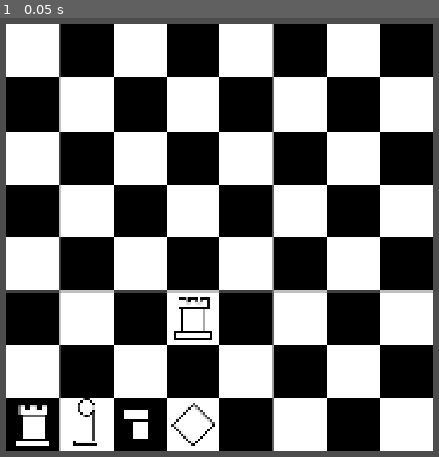
Above: before the commit, frame 1.
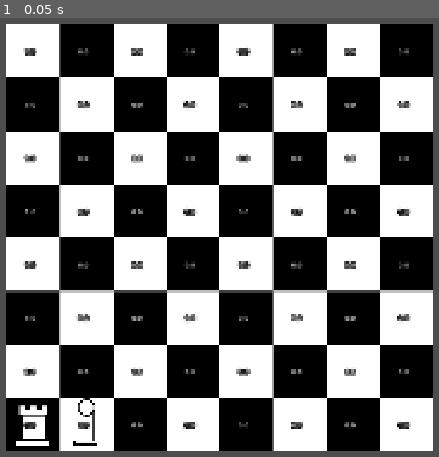
Above: after the commit, the same moment.

Repository: kiri-wys/chetro
Game: Godot game, scene res://main.tscn
The game is run twice, just before and just after one commit, with the same random seed, the same clock (stepped at 60 frames per second) and the same inputs.
Inputs:
- Up to frame 1 (0.05 s): no input

The runs differ from the first frame. In frame 1, 3.0% of the frame differs, in the area x 5-94%, y 6-98%.
Error before the commit: Parse Error: Cannot find member "SquareState" in base "Board". (res://board/pieces/info/pawn.gd:6)

Commit message:
Game properly recalculates attack map

Diff:
--- a/board/pieces/Placeable.gd
+++ b/board/Placeable.gd
@@ -1,4 +1,6 @@
 class_name Placeable extends Node2D
+
+signal moved()
 
 @export var info: PieceInfo
 
@@ -7,9 +9,9 @@
 
 func _ready() -> void:
 	$Sprite2D.region_rect = info.region()
-	move_to_grid()
+	move_to_grid(Vector2i(0,0))
 
-func move_to_grid():
+func move_to_grid(old_pos: Vector2i):
 	var half = board_size / 2.0
 	var root = Vector2(-half.x, half.y)
 
@@ -20,3 +22,5 @@
 
 	self.position.x += grid_position.x * Globals.square_size
 	self.position.y -= grid_position.y * Globals.square_size
+
+	moved.emit(old_pos)
--- a/board/board.gd
+++ b/board/board.gd
@@ -1,7 +1,8 @@
 class_name Board extends Sprite2D
 
 const PIECE_SCENE = preload("res://board/pieces/piece.tscn")
-const INDIC_SCENE = preload("res://board/pieces/placeable.tscn")
+const INDIC_SCENE = preload("res://board/placeable.tscn")
+const LABEL_SCENE = preload("res://board/board_label.tscn")
 
 @onready var sprite_size: Vector2 = self.texture.get_size()
 var rows: int
@@ -10,11 +11,49 @@
 
 class Square:
 	var piece: Piece
+	var attacking_pieces: Array[Piece]
 	var num_black_attacks: int
 	var num_white_attacks: int
+	var board: Board
+
+	func _init(b: Board) -> void:
+		board = b
+
+	func register_attack(atk_piece: Piece):
+		if atk_piece in attacking_pieces: return
+		attacking_pieces.append(atk_piece)
+		atk_piece.moved.connect(func(old_pos):
+			var old_sqr: Square = board.squares_state.get(old_pos, Square.new(board))
+			var new_sqr: Square = board.squares_state.get(atk_piece.grid_position, Square.new(board))
+
+			for p in old_sqr.attacking_pieces:
+				p.info._pseudo_valid_moves(p, board)
+			for p in new_sqr.attacking_pieces:
+				p.disconect_piece.emit()
+				p.info._pseudo_valid_moves(p, board)
+
+			board.squares_state[old_pos] = old_sqr
+			board.squares_state[atk_piece.grid_position] = new_sqr
+			unregister_attack(atk_piece), ConnectFlags.CONNECT_ONE_SHOT)
+		atk_piece.disconect_piece.connect(func():
+			unregister_attack(atk_piece), ConnectFlags.CONNECT_ONE_SHOT)
+
+		if atk_piece.color == Piece.PieceColor.WHITE:
+			num_white_attacks += 1
+		else:
+			num_black_attacks += 1
+
+	func unregister_attack(atk_piece: Piece):
+		if !(atk_piece in attacking_pieces): return
+		attacking_pieces.erase(atk_piece)
+		if atk_piece.color == Piece.PieceColor.WHITE:
+			num_white_attacks -= 1
+		else:
+			num_black_attacks -= 1
 
 var selected_piece: Piece
 var squares_state: Dictionary[Vector2i, Square]
+var labels: Dictionary[Vector2i, BoardLabel]
 
 signal gizmo_deletion
 
@@ -34,18 +73,32 @@
 
 		gizmo_deletion.connect(gizmo.queue_free)
 
+func _after_ready() -> void:
+	for pos in squares_state:
+		var pic = squares_state[pos]
+		var piece = pic.piece
+		if piece != null:
+			piece.info._pseudo_valid_moves(piece, self)
 func _ready() -> void:
-	instantiate_piece(PieceInfo.load_or_fallback("pawn"), Vector2i(1,2), Piece.PieceColor.WHITE)
+	#instantiate_piece(PieceInfo.load_or_fallback("pawn"), Vector2i(1,2), Piece.PieceColor.WHITE)
 	instantiate_piece(PieceInfo.load_or_fallback("rook"), Vector2i(1,1), Piece.PieceColor.WHITE)
 	instantiate_piece(PieceInfo.load_or_fallback("bishop"), Vector2i(2,1), Piece.PieceColor.WHITE)
-	instantiate_piece(PieceInfo.load_or_fallback("knight"), Vector2i(3,1), Piece.PieceColor.WHITE)
-	instantiate_piece(PieceInfo.load_or_fallback("queen"), Vector2i(4,1), Piece.PieceColor.WHITE)
+	#instantiate_piece(PieceInfo.load_or_fallback("knight"), Vector2i(3,1), Piece.PieceColor.WHITE)
+	#instantiate_piece(PieceInfo.load_or_fallback("queen"), Vector2i(4,1), Piece.PieceColor.WHITE)
 
-	instantiate_piece(PieceInfo.load_or_fallback("pawn"), Vector2i(1,7), Piece.PieceColor.BLACK)
-	instantiate_piece(PieceInfo.load_or_fallback("rook"), Vector2i(4,3), Piece.PieceColor.BLACK)
+	#instantiate_piece(PieceInfo.load_or_fallback("pawn"), Vector2i(1,7), Piece.PieceColor.BLACK)
+	#instantiate_piece(PieceInfo.load_or_fallback("rook"), Vector2i(4,3), Piece.PieceColor.BLACK)
 
 	rows = (sprite_size.y / Globals.square_size) as int
 	columns = (sprite_size.x / Globals.square_size) as int
+	for y in range(1, rows + 1):
+		for x in range(1, columns + 1):
+			var p = Vector2i(x, y)
+			var l = LABEL_SCENE.instantiate()
+			l.board_size = sprite_size
+			l.grid_position = p
+			labels[p] = l
+			add_child(l)
 
 	cursor.board = self
 	cursor.square_clicked.connect(func():
@@ -57,21 +110,11 @@
 
 				selected_piece.toggle_select()
 				if cursor.piece_under.color != Piece.PieceColor.WHITE:
-					var moves = selected_piece.info._pseudo_valid_moves(selected_piece, self)
-					if cursor.piece_under.grid_position in moves:
-						var sq = squares_state.get(selected_piece.grid_position, Square.new())
-						sq.piece = null
-						squares_state[selected_piece.grid_position] = sq
-
-						selected_piece.grid_position = cursor.piece_under.grid_position
-						sq = squares_state.get(selected_piece.grid_position, Square.new())
-						sq.piece = selected_piece
-						squares_state[selected_piece.grid_position] = sq
-
-						selected_piece.move_to_grid()
+					if try_move_selected(cursor.piece_under.grid_position):
 						cursor.piece_under.capture()
 					else:
-						selected_piece.toggle_select()
+						#selected_piece.toggle_select()
+						pass
 					selected_piece = null
 					return
 				show_move_gizmos(cursor.piece_under)
@@ -84,27 +127,27 @@
 			Cursor.SelectionState.MOVE_PIECE:
 				gizmo_deletion.emit()
 
-				var moves = selected_piece.info._pseudo_valid_moves(selected_piece, self)
 				selected_piece.toggle_select()
-				if cursor.grid_position in moves:
-					var sq = squares_state.get(selected_piece.grid_position, Square.new())
-					sq.piece = null
-					squares_state[selected_piece.grid_position] = sq
-
-					selected_piece.grid_position = cursor.grid_position
-					sq = squares_state.get(selected_piece.grid_position, Square.new())
-					sq.piece = selected_piece
-					squares_state[selected_piece.grid_position] = sq
-
-					selected_piece.move_to_grid()
+				try_move_selected(cursor.grid_position)
 			Cursor.SelectionState.NOTHING:
 				gizmo_deletion.emit()
 
 		selected_piece = cursor.piece_under
 	)
 
+	call_deferred("_after_ready")
+
+func _process(delta: float) -> void:
+	for y in range(1, 9):
+		for x in range(1,9):
+			var p = Vector2i(x, y)
+			var cell = squares_state.get(p, Square.new(self))
+			var label = labels.get(p)
+			label.label.text = "%s:%s" % [cell.num_white_attacks, cell.num_black_attacks]
+
+
 func instantiate_piece(piece_info: PieceInfo, grid_position: Vector2i, color: Piece.PieceColor) -> void:
-	squares_state[grid_position] = Square.new()
+	squares_state[grid_position] = Square.new(self)
 	var piece: Piece = PIECE_SCENE.instantiate()
 	piece.front = Vector2(0, -1) if color == Piece.PieceColor.BLACK else Vector2(0, 1)
 	piece.color = color
@@ -113,3 +156,24 @@
 	piece.board_size = sprite_size
 	squares_state[grid_position].piece = piece
 	self.add_child(piece)
+
+func try_move_selected(grid_position: Vector2i) -> bool:
+	var moves = selected_piece.info._pseudo_valid_moves(selected_piece, self)
+	if grid_position not in moves: return false
+
+	var sq = squares_state.get(selected_piece.grid_position, Square.new(self))
+	sq.piece = null
+	squares_state[selected_piece.grid_position] = sq
+
+	var old_pos = selected_piece.grid_position
+	selected_piece.grid_position = grid_position
+	sq = squares_state.get(selected_piece.grid_position, Square.new(self))
+	sq.piece = selected_piece
+	squares_state[selected_piece.grid_position] = sq
+
+	selected_piece.move_to_grid(old_pos)
+	# HACK: Tun again to register attack squares at new position.
+	# This could be a separate function to optimize for pieces whose
+	# attack patterns are different than their move patterns i.e; Pawns
+	selected_piece.info._pseudo_valid_moves(selected_piece, self)
+	return true
--- /dev/null
+++ b/board/board_label.gd
@@ -0,0 +1,7 @@
+class_name BoardLabel extends Placeable
+
+@onready var label: Label = $Label
+
+func _ready() -> void:
+	label.text = "%s:%s" % [grid_position.x, grid_position.y]
+	move_to_grid(Vector2i(0,0))
--- /dev/null
+++ b/board/board_label.tscn
@@ -0,0 +1,27 @@
+[gd_scene load_steps=3 format=3 uid="uid://jegtns6oxk07"]
+
+[ext_resource type="Script" uid="uid://csaujp55li3m1" path="res://board/board_label.gd" id="1_u6ldr"]
+
+[sub_resource type="LabelSettings" id="LabelSettings_ihabe"]
+outline_size = 11
+outline_color = Color(0, 0, 0, 1)
+
+[node name="BoardLabel" type="Node2D"]
+script = ExtResource("1_u6ldr")
+metadata/_custom_type_script = "uid://csaujp55li3m1"
+
+[node name="Label" type="Label" parent="."]
+z_index = 5
+anchors_preset = 8
+anchor_left = 0.5
+anchor_top = 0.5
+anchor_right = 0.5
+anchor_bottom = 0.5
+offset_left = -20.0
+offset_top = -11.5
+offset_right = 20.0
+offset_bottom = 11.5
+grow_horizontal = 2
+grow_vertical = 2
+text = "xdee"
+label_settings = SubResource("LabelSettings_ihabe")
--- a/board/pieces/Piece.gd
+++ b/board/pieces/Piece.gd
@@ -1,4 +1,6 @@
 class_name Piece extends Placeable
+
+signal disconect_piece()
 
 enum PieceColor {
 	BLACK,
--- a/board/pieces/info/PieceInfo.gd
+++ b/board/pieces/info/PieceInfo.gd
@@ -45,14 +45,17 @@
 	var i = 1
 	while board.in_bounds(piece.grid_position + direction * i):
 		var square = piece.grid_position + direction * i
-		var state = board.squares_state.get(square, Board.Square.new())
+		var state = board.squares_state.get(square, Board.Square.new(board))
 		var is_free = state.piece == null
 
 		if is_free:
 			res.append(square)
+			state.register_attack(piece)
+			board.squares_state[square] = state
 		else:
 			var is_same_color = state.piece.color == piece.color
-			print(state.piece.color, piece.color)
+			state.register_attack(piece)
+			board.squares_state[square] = state
 			if !is_same_color:
 				res.append(square)
 			break
@@ -74,13 +77,17 @@
 	var i = 1
 	while board.in_bounds(piece.grid_position + direction * i):
 		var square = piece.grid_position + direction * i
-		var state = board.squares_state.get(square, Board.Square.new())
+		var state = board.squares_state.get(square, Board.Square.new(board))
 		var is_free = state.piece == null
 		var is_same_color = !is_free and state.piece.color == piece.color
 
 		if is_free:
 			res.append(square)
+			state.register_attack(piece)
+			board.squares_state[square] = state
 		else:
+			state.register_attack(piece)
+			board.squares_state[square] = state
 			if !is_same_color:
 				res.append(square)
 			break
@@ -104,7 +111,7 @@
 	for m1 in [1, -1]:
 		for m2 in [1, -1]:
 			var square = piece.grid_position + Vector2i(d1 * m1, d2 * m2)
-			var state = board.squares_state.get(square, Board.Square.new())
+			var state = board.squares_state.get(square, Board.Square.new(board))
 			var is_same_color = state.piece != null and state.piece.color == piece.color
 			if not is_same_color and board.in_bounds(square):
 				res.append(square)
--- a/board/pieces/info/pawn.gd
+++ b/board/pieces/info/pawn.gd
@@ -3,14 +3,19 @@
 func _pseudo_valid_moves(piece: Piece, board: Board) -> Array[Vector2i]:
 	var res: Array[Vector2i] = []
 	var f = piece.grid_position + piece.front
-	if board.squares_state.get(f, Board.SquareState.FREE) == Board.SquareState.FREE:
+	var s: Board.Square = board.squares_state.get(f, Board.Square.new(board))
+	if s.piece == null:
 		if board.in_bounds(f):
 			res.append(f)
+
 	for d in [Vector2i(1, piece.front.y), Vector2i(-1, piece.front.y)]:
 		f = piece.grid_position + d
-		var s = board.squares_state.get(f, Board.SquareState.FREE)
-		var is_free = s == Board.SquareState.FREE
-		var is_same_color = s == 1 + piece.color as Board.SquareState
-		if !is_free and !is_same_color and board.in_bounds(f): res.append(f)
+		s = board.squares_state.get(f, Board.Square.new(board))
+		var is_free = s.piece == null
+		var is_same_color = s.piece != null and s.piece.color == piece.color
+		s.register_attack(piece)
+		board.squares_state[f] = s
+		if !is_free and !is_same_color and board.in_bounds(f):
+			res.append(f)
 
 	return res
--- a/board/pieces/piece.tscn
+++ b/board/pieces/piece.tscn
@@ -1,7 +1,7 @@
 [gd_scene load_steps=4 format=3 uid="uid://bde5v2w0ocp7d"]
 
 [ext_resource type="Script" uid="uid://ckadyho3yom52" path="res://board/pieces/Piece.gd" id="1_5m6vo"]
-[ext_resource type="PackedScene" uid="uid://dg2rxro64qgec" path="res://board/pieces/placeable.tscn" id="1_vcnv8"]
+[ext_resource type="PackedScene" uid="uid://dg2rxro64qgec" path="res://board/placeable.tscn" id="1_vcnv8"]
 
 [sub_resource type="RectangleShape2D" id="RectangleShape2D_gkmvp"]
 size = Vector2(100, 100)
--- a/board/pieces/placeable.tscn
+++ b/board/placeable.tscn
@@ -1,6 +1,6 @@
 [gd_scene load_steps=3 format=3 uid="uid://dg2rxro64qgec"]
 
-[ext_resource type="Script" uid="uid://c5iscwmg8o76n" path="res://board/pieces/Placeable.gd" id="1_16qfn"]
+[ext_resource type="Script" uid="uid://c5iscwmg8o76n" path="res://board/Placeable.gd" id="1_16qfn"]
 [ext_resource type="Texture2D" uid="uid://bxawn2g30y5ml" path="res://assets/pieces.png" id="2_shpun"]
 
 [node name="Placeable" type="Node2D"]
--- a/project.godot
+++ b/project.godot
@@ -35,6 +35,11 @@
 "events": [Object(InputEventMouseButton,"resource_local_to_scene":false,"resource_name":"","device":-1,"window_id":0,"a …(258 unchanged characters)…
 ]
 }
+space={
+"deadzone": 0.2,
+"events": [Object(InputEventKey,"resource_local_to_scene":false,"resource_name":"","device":-1,"window_id":0,"alt_pressed":false,"shift_pressed":false,"ctrl_pressed":false,"meta_pressed":false,"pressed":false,"keycode":0,"physical_keycode":32,"key_label":0,"unicode":32,"location":0,"echo":false,"script":null)
+]
+}
 
 [rendering]
 
Renamed: board/pieces/Placeable.gd.uid -> board/Placeable.gd.uid
Not shown, added: board/board_label.gd.uid
